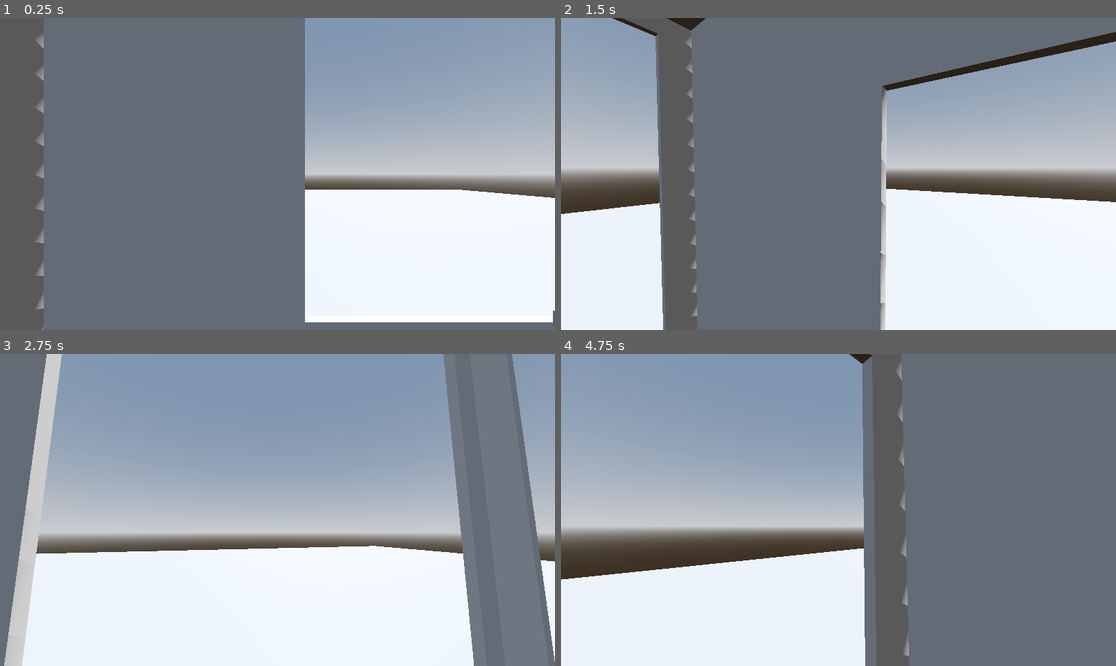
Above: before the commit, frames 1-4 (two rows, left to right).
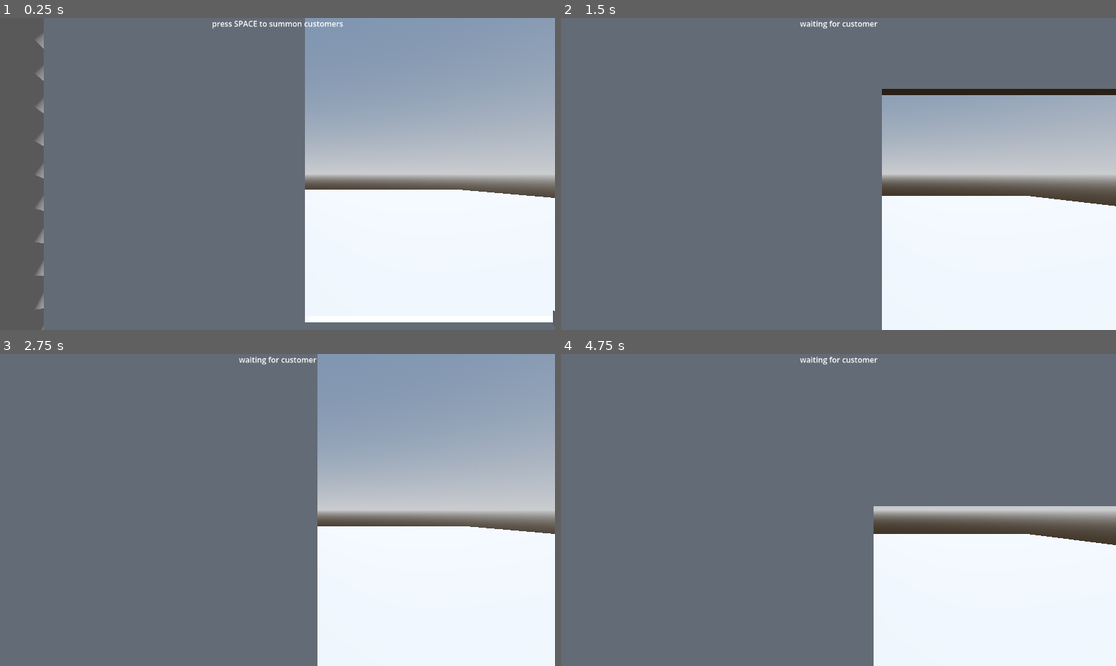
Above: after the commit, the same moments.

Repository: nidofir/ThePerfectPump
Game: Godot game, scene res://Scenes/Test3D.tscn
Same seed, same stepped clock (60 frames per second), same inputs: the game is played once before the commit and once after it. This scene is started directly instead of the project's main scene.
Inputs (mouse positions are in pixels of both pictures, inside the frame that each line leads up to):
- Up to frame 1 (0.25 s): no input
- Up to frame 2 (1.5 s): tap Space at 0.5 s; move the mouse to (866, 174) at 0.52 s; hold Enter (ui_accept) 0.53-1.28 s; hold W (forward) from 0.53 s (still down); move the mouse to (810, 174) at 1.27 s; tap Enter (ui_accept) at 1.35 s
- Up to frame 3 (2.75 s): keep holding W (forward); tap Enter (ui_accept) at 1.52, 1.82 s; move the mouse to (288, 503) at 2.02 s; hold Enter (ui_accept) from 2.03 s (still down)
- Up to frame 4 (4.75 s): keep holding W (forward); move the mouse to (832, 516) at 2.77 s; release Enter (ui_accept) at 2.78 s; tap Enter (ui_accept) at 2.85, 3.02, 3.32, 4.35, 4.52 s; move the mouse to (877, 513) at 3.52 s; hold Enter (ui_accept) 3.53-4.28 s; move the mouse to (794, 506) at 4.27 s

The runs differ from the first frame. In frame 1, 0.2% of the frame differs, in the area x 38-62%, y 0-4%; in frame 2, 32%; in frame 3, 69%; in frame 4, 79%, in the area x 0-100%, y 0-100%.

Commit message:
added the quick time event as a canvas layer over the top of the 3d scene
can now "play" the pump minigame while inside the 3d scene/pump. now there is bug where mouse input is not captured while in 3d scene. minigame still not entirely functional(indicator does not move lol)

Diff:
--- /dev/null
+++ b/the-perfect-pump/Scenes/PumpEvent.tscn
@@ -0,0 +1,88 @@
+[gd_scene format=3 uid="uid://dmwj4uuhehsnx"]
+
+[ext_resource type="Script" uid="uid://bw4kwb6dwivth" path="res://Scripts/pump_event.gd" id="1_kn8te"]
+
+[node name="PumpEvent" type="CanvasLayer" unique_id=482036581]
+script = ExtResource("1_kn8te")
+
+[node name="Background" type="ColorRect" parent="." unique_id=2006151429]
+anchors_preset = 15
+anchor_right = 1.0
+anchor_bottom = 1.0
+grow_horizontal = 2
+grow_vertical = 2
+color = Color(14.525561, 8.116523, 8.820813, 0)
+
+[node name="NewNPCTimer" type="Timer" parent="." unique_id=519330469]
+one_shot = true
+
+[node name="PumpTimer" type="Timer" parent="." unique_id=2099850503]
+one_shot = true
+
+[node name="FuelBar" type="Control" parent="." unique_id=162537811]
+visible = false
+layout_mode = 3
+anchors_preset = 8
+anchor_left = 0.5
+anchor_top = 0.5
+anchor_right = 0.5
+anchor_bottom = 0.5
+offset_left = -200.0
+offset_top = -20.0
+offset_right = 200.0
+offset_bottom = 20.0
+grow_horizontal = 2
+grow_vertical = 2
+
+[node name="Background" type="ColorRect" parent="FuelBar" unique_id=1088969912]
+layout_mode = 1
+anchors_preset = 15
+anchor_right = 1.0
+anchor_bottom = 1.0
+grow_horizontal = 2
+grow_vertical = 2
+color = Color(0.2, 0.2, 0.2, 1)
+
+[node name="TargetZone" type="ColorRect" parent="FuelBar" unique_id=1723906468]
+layout_mode = 1
+anchors_preset = 8
+anchor_left = 0.5
+anchor_top = 0.5
+anchor_right = 0.5
+anchor_bottom = 0.5
+offset_left = -40.0
+offset_top = -20.0
+offset_right = 40.0
+offset_bottom = 20.0
+grow_horizontal = 2
+grow_vertical = 2
+color = Color(0.10980392, 0.6666667, 1, 1)
+
+[node name="Indicator" type="ColorRect" parent="FuelBar" unique_id=659668279]
+layout_mode = 1
+anchors_preset = 8
+anchor_left = 0.5
+anchor_top = 0.5
+anchor_right = 0.5
+anchor_bottom = 0.5
+offset_left = -10.0
+offset_top = -20.0
+offset_right = 10.0
+offset_bottom = 20.0
+grow_horizontal = 2
+grow_vertical = 2
+
+[node name="UI" type="CanvasLayer" parent="." unique_id=430506701]
+
+[node name="PointsLabel" type="Label" parent="UI" unique_id=1348876536]
+offset_right = 100.0
+offset_bottom = 40.0
+
+[node name="StatusLabel" type="Label" parent="UI" unique_id=2055534250]
+anchors_preset = 5
+anchor_left = 0.5
+anchor_right = 0.5
+offset_left = -50.0
+offset_right = 50.0
+offset_bottom = 40.0
+grow_horizontal = 2
--- a/the-perfect-pump/Scenes/Test3D.tscn
+++ b/the-perfect-pump/Scenes/Test3D.tscn
@@ -9,6 +9,7 @@
 [ext_resource type="ArrayMesh" uid="uid://drcicwdgipd6u" path="res://Assets/3Dassets/buttonPanel.obj" id="7_jtqq5"]
 [ext_resource type="ArrayMesh" uid="uid://d3d3re6h33owu" path="res://Assets/3Dassets/button.obj" id="8_te1fr"]
 [ext_resource type="PackedScene" uid="uid://dwwiwfw6ycyph" path="res://Scenes/car.tscn" id="9_uokf8"]
+[ext_resource type="PackedScene" uid="uid://dmwj4uuhehsnx" path="res://Scenes/PumpEvent.tscn" id="10_lmkc4"]
 
 [sub_resource type="ProceduralSkyMaterial" id="ProceduralSkyMaterial_e377s"]
 sky_horizon_color = Color(0.66224277, 0.6717428, 0.6867428, 1)
@@ -97,3 +98,8 @@
 
 [node name="Car" parent="." unique_id=2113207317 instance=ExtResource("9_uokf8")]
 transform = Transform3D(1, 0, 0, 0, 1, 0, 0, 0, 1, 3.7288914, 0.52610254, 5.304426)
+
+[node name="PumpEvent" parent="." unique_id=482036581 instance=ExtResource("10_lmkc4")]
+process_mode = 1
+process_priority = 1
+follow_viewport_enabled = true
--- /dev/null
+++ b/the-perfect-pump/Scripts/pump_event.gd
@@ -0,0 +1,157 @@
+extends CanvasLayer
+
+
+
+enum State {IDLE, WAITING,ENGAGE, PUMP, SUCCESS, FAIL}
+
+var current_state: State= State.IDLE
+
+var point_count: int = 0
+var indicator_speed: float = 300.0
+var indicator_direction: int= 1
+var current_NPC: String = ""
+var current_NPC_index:int=0
+var current_NPC_difficulty:float=0.0
+
+@export var NPC_names: Array[String]=[
+	"easiest","easy","mediocre","hard","harder","hardest"
+]
+@export var NPC_difficulty:Array[int]=[60,20,10,7,2,1]
+@export var NPC_difficulty_zone_widths: Array[int]=[130,100,80,65,50,35]
+
+@onready var new_npc_timer: Timer = $NewNPCTimer
+@onready var pump_timer: Timer = $PumpTimer
+@onready var fuel_bar: Control = $FuelBar
+@onready var indicator: ColorRect = $FuelBar/Indicator
+@onready var points_label: Label = $UI/PointsLabel
+@onready var status_label: Label = $UI/StatusLabel
+@onready var target_zone: ColorRect = $FuelBar/TargetZone
+
+
+
+#@onready var points_label: Label = $PumpEventGameLayer/UI/PointsLabel
+#@onready var status_label: Label = $PumpEventGameLayer/UI/StatusLabel
+#
+#@onready var fuel_bar: Control = $PumpEventGameLayer/FuelBar
+#@onready var indicator: ColorRect = $PumpEventGameLayer/FuelBar/Indicator
+#@onready var target_zone: ColorRect = $PumpEventGameLayer/FuelBar/TargetZone
+#
+#@onready var new_npc_timer: Timer = $PumpEventGameLayer/NewNPCTimer
+#@onready var pump_timer: Timer = $PumpEventGameLayer/PumpTimer
+
+func _ready()-> void:
+	fuel_bar.visible=false
+	new_npc_timer.timeout.connect(_on_new_npc_timer_timeout)
+	pump_timer.timeout.connect(_on_pump_timer_timeout)
+	_set_state(State.IDLE)
+
+
+func process(delta:float)->void:
+	if current_state != State.PUMP:
+		return
+	_move_indicator(delta)
+
+
+
+func _move_indicator(delta:float)->void:
+	var max_x: float= fuel_bar.size.x-indicator.size.x
+	indicator.position.x+= indicator_speed* indicator_direction*delta
+	if indicator.position.x >= max_x:
+		indicator.position.x=max_x
+		indicator_direction = -1
+	elif indicator.position.x<=0.0:
+		indicator.position.x=0.0
+		indicator.direction=1
+
+func _reset_indicator()->void:
+	var max_x: float = fuel_bar.size.x - indicator.size.x
+	indicator.position.x=randf_range(0.0,max_x)
+	indicator_direction =1 if randf()>0.5 else -1
+
+func _set_state(new_state:State)->void:
+	current_state = new_state
+	match new_state:
+		State.IDLE:
+			status_label.text="press SPACE to summon customers"
+			fuel_bar.visible= false
+		State.WAITING:
+			status_label.text="waiting for customer"
+		State.ENGAGE:
+			status_label.text="THERES A CUSTOMER, PRESS AND HOLD SPACE TO START THE PUMP"
+		State.PUMP:
+			status_label.text="STOP THE BAR IN THE GREEN ZONE"
+			fuel_bar.visible=true
+			target_zone.size.x= NPC_difficulty_zone_widths[current_NPC_index]
+			var zone_max_x:float = fuel_bar.size.x - target_zone.size.x
+			target_zone.position.x=randf_range(0.0, zone_max_x)
+			#_reset_indicator()
+			pump_timer.wait_time= randf_range(3.0,6.0)
+			pump_timer.start()
+		State.SUCCESS:
+			status_label.text="PERFECT PUMP"
+			fuel_bar.visible=false
+		State.FAIL:
+			status_label.text="BAD PUMP"
+			fuel_bar.visible=false
+
+
+
+func _input(event:InputEvent)->void:
+	if event.is_action_pressed("ui_accept"):
+		match current_state:
+			State.IDLE:
+				_summon_customer()
+			State.ENGAGE:
+				_start_pump()
+			State.PUMP:
+				_stop_pump()
+
+
+func _summon_customer()->void:
+	_set_state(State.ENGAGE)
+	new_npc_timer.wait_time=randf_range(1.5,3.5)
+	new_npc_timer.start()
+	_set_state(State.WAITING)
+
+func _start_pump()->void:
+	new_npc_timer.stop()
+	#_pick_NPC()
+	_set_state(State.ENGAGE)
+
+func _on_new_npc_timer_timeout()->void:
+	_set_state(State.PUMP)
+	pump_timer.wait_time=randf_range(1.5,2.5)
+	pump_timer.start()
+
+func _on_pump_timer_timeout()->void:
+	_fail()
+
+
+func _stop_pump()->void:
+	pump_timer.stop()
+	var ind_left:float=indicator.position.x
+	var ind_right:float=ind_left +indicator.size.x
+	var zone_left:float=target_zone.position.x
+	var zone_right: float= zone_left +target_zone.size.x
+
+	if ind_left>=zone_left and ind_right<=zone_right:
+		_success()
+	else:
+		_fail()
+
+func _success()->void:
+	point_count+=1
+	var npc:String=current_NPC
+	points_label.text="Points %d" %point_count
+	status_label.text="blood served"
+	indicator_speed=min(indicator_speed+20.0,600.0)
+	_set_state(State.SUCCESS)
+	status_label.text="you served %s"%[NPC_names]
+	await get_tree().create_timer(1.5).timeout
+	_set_state(State.IDLE)
+
+func _fail()->void:
+	_set_state(State.FAIL)
+	status_label.text="blood spilled"
+ 	#indicator_speed=min(indicator_speed)
+	_set_state(State.IDLE)
Not shown, added: the-perfect-pump/Scripts/pump_event.gd.uid
